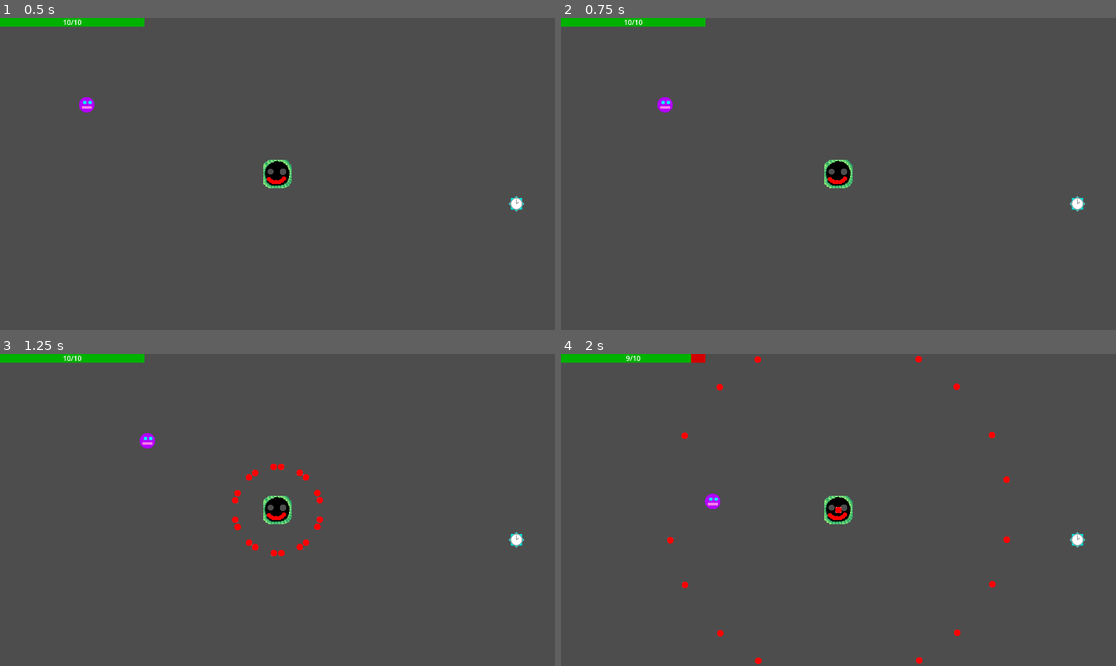
Above: before the commit, frames 1-4 (two rows, left to right).
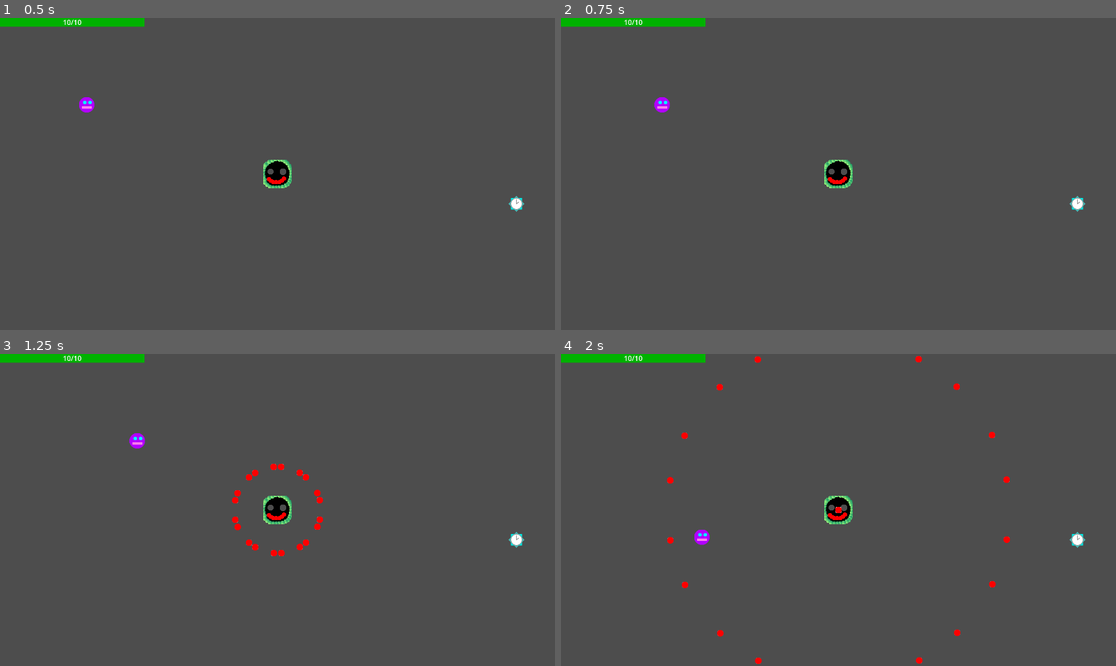
Above: after the commit, the same moments.

Repository: Antoine-Lagache/GameJam_2025
Game: Godot game, scene res://scene/main.tscn
The game is run twice, just before and just after one commit, with the same random seed, the same clock (stepped at 60 frames per second) and the same inputs.
Inputs:
- Up to frame 1 (0.5 s): no input
- Up to frame 2 (0.75 s): tap Enter at 0.5 s; hold Right (right) from 0.53 s (still down); hold Shift from 0.53 s (still down)
- Up to frame 3 (1.25 s): keep holding Right (right); keep holding Shift
- Up to frame 4 (2 s): release Right (right) at 1.28 s; release Shift at 1.28 s; hold Down (down) from 1.28 s (still down); tap Shift at 1.35 s

Frame 1 is identical in both runs. In frame 2, less than 0.1% of the frame differs, in the area x 16-21%, y 25-31%; in frame 3, 0.2%; in frame 4, 0.4%, in the area x 11-29%, y 0-62%.

Commit message:
ENFIIIIIIN DE LA VITESSE (shift pour ralentir)

Diff:
--- a/gamejame/script/player.gd
+++ b/gamejame/script/player.gd
@@ -1,7 +1,7 @@
 extends CharacterBody2D
 
 
-const SPEED = 300.0
+const SPEED = 500.0
 const start_position = Vector2(300, 300)
 var screen_size = DisplayServer.window_get_size()
 const size_player = Vector2(10,10)
@@ -29,6 +29,10 @@
 	elif position.y > screen_size.y-size_player.y:
 		position.y = screen_size.y-size_player.y
 		velocity.y = -abs(-velocity.y)
-	velocity = direction*SPEED
+
+	if Input.is_key_pressed(KEY_SHIFT):
+		velocity = direction*SPEED/2
+	else:
+		velocity = direction*SPEED
 
 	move_and_slide()
